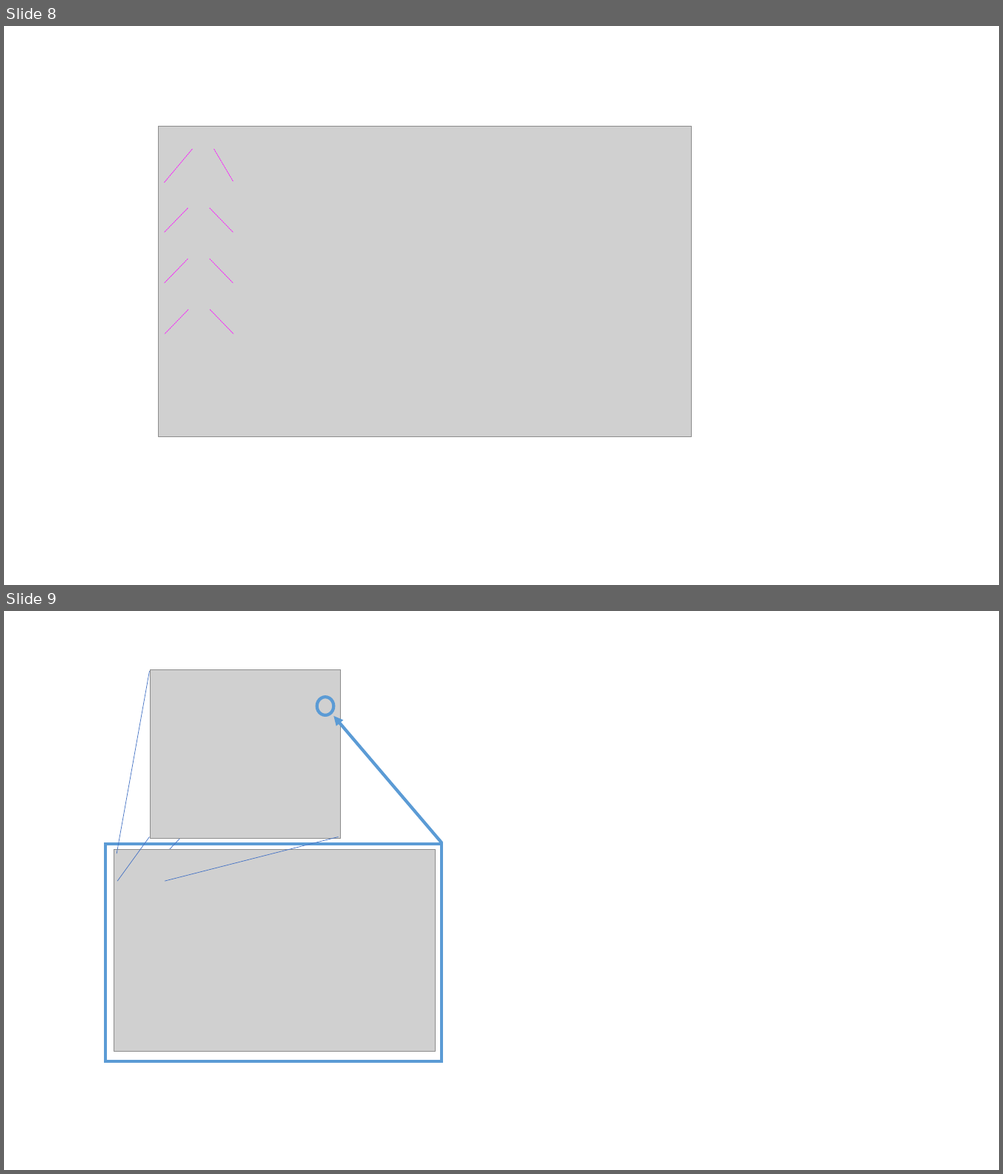
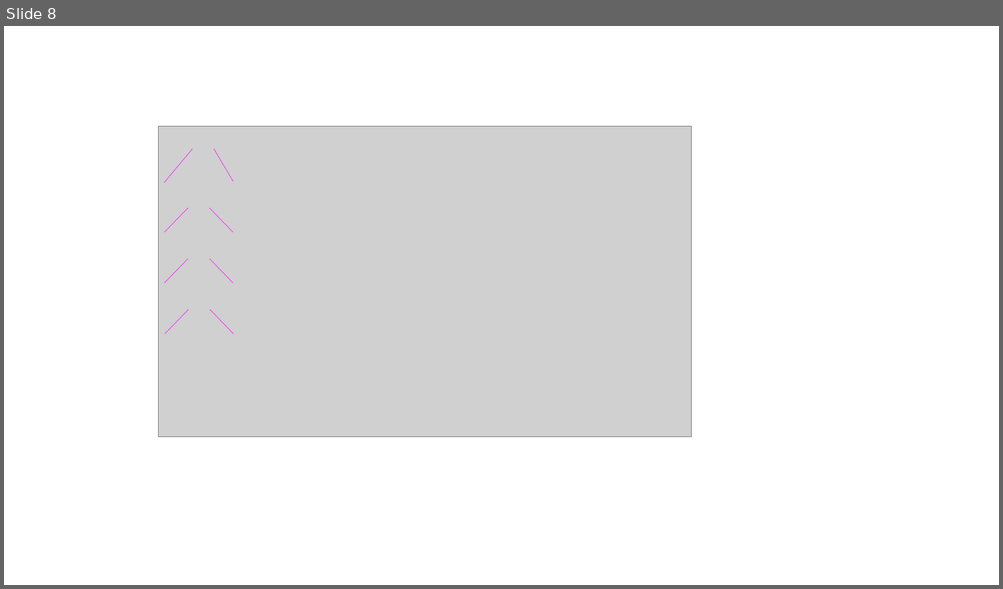
Before and after one commit to divyinfo/fractals-report, a slide deck: LatexImages.pptx. Shown one above the other, each under a label of ours: slides 8 and 9 before the commit, slide 8 after it. The pictures are 1003x1174 and 1003x589 pixels, drawn with LibreOffice and Linux fonts; fonts in the diff are those of the drawing; grey boxes stand for pictures. Boxes give left, top, right and bottom in pixels: in the first picture for what was removed or moved away, otherwise in the second. Text is boxed around its words. In the diff, an @@ line names an element or a change of style, - is before the commit and + after.

```diff
--- a/LatexImages.pptx
+++ b/LatexImages.pptx
@@ slide 9 removed at (4,611,999,1170), background #FFFFFF @@
@@ line removed from (116, 854) to (150, 672) @@
@@ picture removed at (151,670,340,839) @@
@@ line removed from (166, 853) to (341, 670) @@
@@ ellipse removed at (316,697,333,715) @@
@@ arrow removed from (442, 843) to (334, 716) @@
@@ rectangle removed at (105,844,442,1062) @@
@@ picture removed at (114,850,435,1051) @@
@@ line removed from (117, 881) to (150, 837) @@
@@ line removed from (165, 881) to (338, 837) @@
```
Also in this commit, not shown: 7 slides added, 23 other files.
